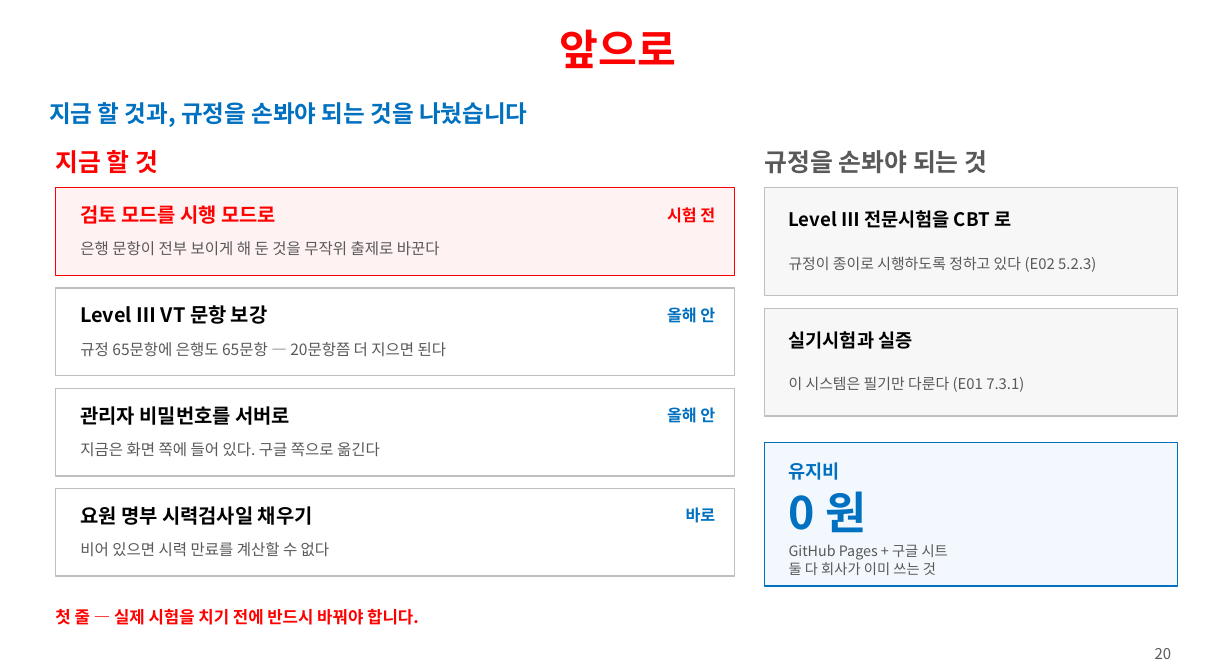
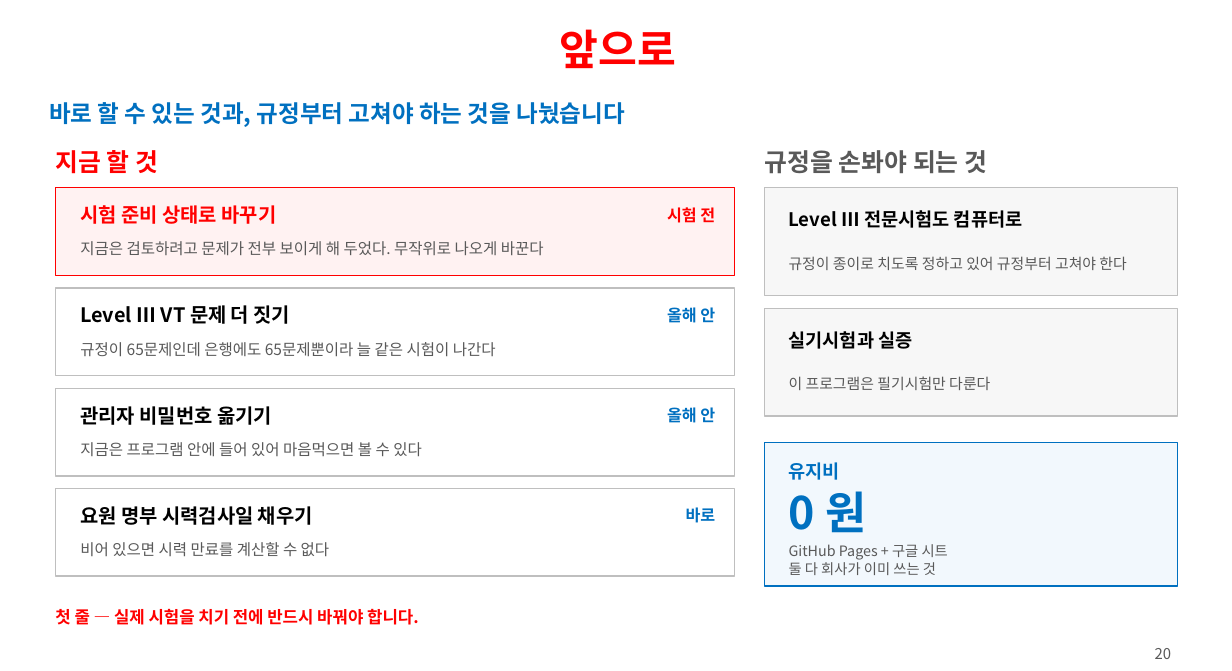
Before and after one commit to ys1277-sys/HIENDT-CBT, a slide deck: slide 20 of docs/발표자료-CBT-2026-08.pptx. Drawn at 1232x671 pixels with LibreOffice and Linux fonts; fonts in the diff are those of the drawing. Boxes give left, top, right and bottom in pixels: in the first picture for what was removed or moved away, otherwise in the second. Text is boxed around its words. In the diff, an @@ line names an element or a change of style, - is before the commit and + after.

```diff
--- a/docs/발표자료-CBT-2026-08.pptx
+++ b/docs/발표자료-CBT-2026-08.pptx
@@ text at <box>49,102,624,127</box>: text changed @@
-지금 할 것과, 규정을 손봐야 되는 것을 나눴습니다
+바로 할 수 있는 것과, 규정부터 고쳐야 하는 것을 나눴습니다
@@ text at <box>80,205,277,224</box>: text changed @@
-검토 모드를 시행 모드로
+시험 준비 상태로 바꾸기
@@ text at <box>789,210,1022,228</box>: text changed @@
-Level Ⅲ 전문시험을 CBT 로
+Level Ⅲ 전문시험도 컴퓨터로
@@ text at <box>80,241,544,255</box>: text changed @@
-은행 문항이 전부 보이게 해 둔 것을 무작위 출제로 바꾼다
+지금은 검토하려고 문제가 전부 보이게 해 두었다. 무작위로 나오게 바꾼다
@@ text at <box>789,256,1126,270</box>: text changed @@
-규정이 종이로 시행하도록 정하고 있다 (E02 5.2.3)
+규정이 종이로 치도록 정하고 있어 규정부터 고쳐야 한다
@@ text at <box>80,305,290,324</box>: text changed @@
-Level Ⅲ VT 문항 보강
+Level Ⅲ VT 문제 더 짓기
@@ text at <box>80,342,496,356</box>: text changed @@
-규정 65문항에 은행도 65문항 — 20문항쯤 더 지으면 된다
+규정이 65문제인데 은행에도 65문제뿐이라 늘 같은 시험이 나간다
@@ text at <box>789,376,990,390</box>: text changed @@
-이 시스템은 필기만 다룬다 (E01 7.3.1)
+이 프로그램은 필기시험만 다룬다
@@ text at <box>80,406,272,425</box>: text changed @@
-관리자 비밀번호를 서버로
+관리자 비밀번호 옮기기
@@ text at <box>80,442,422,456</box>: text changed @@
-지금은 화면 쪽에 들어 있다. 구글 쪽으로 옮긴다
+지금은 프로그램 안에 들어 있어 마음먹으면 볼 수 있다
```
Also in this commit, not shown: 18 other slides changed, 1 other file.
